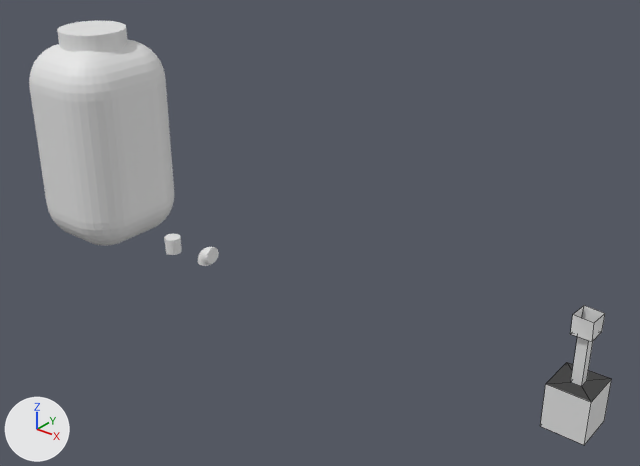
One commit to the Blender file assets/blender/map decorator.blend: the scene before it, then after it.
Rendered twice from a camera (50 mm lens) standing at (4.73, -13.53, 10.49) and looking at (-6.26, 0.21, 1.97). The axes (+X, +Y, +Z) are drawn at lower left. The lights are the same throughout. Mesh edges are drawn as thin lines on the coarser meshes.

Before the edit, the objects in view are built like this:
```python
me_cube = bpy.data.meshes.new('Cube')
me_cube.from_pydata(...)  # 28 vertices, 26 faces; spans x -0.44..0.44, y -0.45..0.45, z -0.48..1.92
me_sphere = bpy.data.meshes.new('Sphere')
me_sphere.from_pydata(...)  # 648 vertices, 648 faces; spans x -1.39..1.42, y -1.52..1.55, z 0.0..5.52
ob_cube = bpy.data.objects.new('Cube', me_cube)
ob_cube.location = (0.01, -0.02, 0.45)
ob_sphere = bpy.data.objects.new('Sphere', me_sphere)
ob_sphere.location = (-13.25, 0.0, 0.0)
```
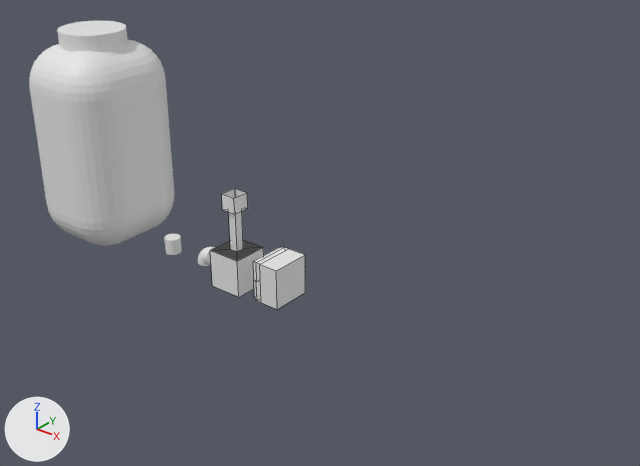
Pixel boxes (x1, y1, x2, y2) of what changed, in the pictures (640 x 466 px):
'Cube', reshaped, moved (26% narrower, 55% shorter): before (540, 305, 611, 445); after (253, 247, 305, 309)
'Tower', added: after (210, 188, 264, 297)

Diff of the bpy script that builds the scene:
```diff
--- a/assets/blender/map decorator.blend.py
+++ b/assets/blender/map decorator.blend.py
@@ me_cube_002 @@
+me_cube_002.from_pydata(...)  # 22 vertices, 19 faces; spans x -0.216..0.534, y -0.5..0.5, z -0.5..0.5
@@ ob_cube @@
-ob_cube = bpy.data.objects.new('Cube', me_cube)
-ob_cube.location = (0.01, -0.02, 0.45)
+ob_cube = bpy.data.objects.new('Cube', me_cube_002)
+ob_cube.location = (-7.47, 0.0, 0.6)
@@ ob_tower @@
+ob_tower = bpy.data.objects.new('Tower', me_cube)
+ob_tower.location = (-8.61, -0.02, 0.45)
```
